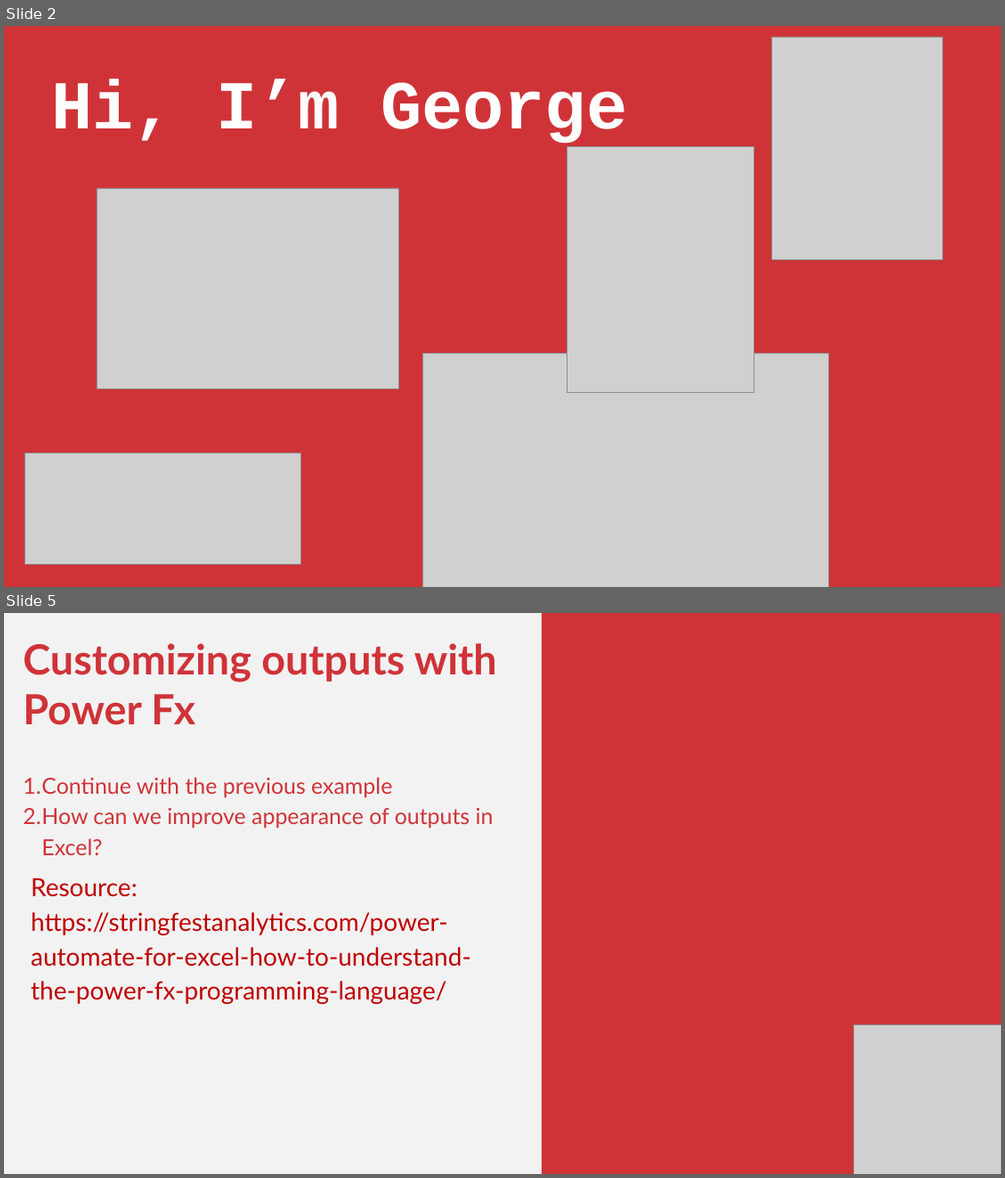
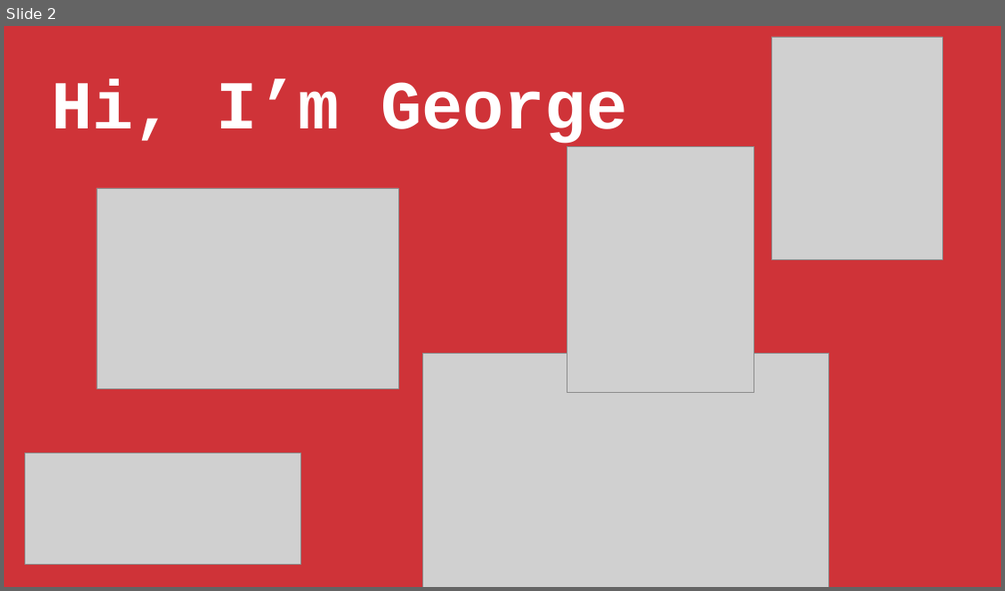
Before and after one commit to stringfestdata/getting-started-with-groupby-and-pivotby, a slide deck: getting-started-groupby-pivotby.pptx. Shown one above the other, each under a label of ours: slides 2 and 5 before the commit, slide 2 after it; the slides between them are not shown. The pictures are 1005x1178 and 1005x591 pixels, drawn with LibreOffice and Linux fonts; fonts in the diff are those of the drawing; grey boxes stand for pictures. Boxes give left, top, right and bottom in pixels: in the first picture for what was removed or moved away, otherwise in the second. Text is boxed around its words. In the diff, an @@ line names an element or a change of style, - is before the commit and + after.

```diff
--- a/getting-started-groupby-pivotby.pptx
+++ b/getting-started-groupby-pivotby.pptx
@@ slide 5 removed at [4,613,1001,1174], background #F2F2F2 @@
@@ rectangle removed at [542,613,1001,1174] @@
@@ text removed at [23,643,497,1004] @@
-Customizing outputs with Power Fx
-1. Continue with the previous example
-2. How can we improve appearance of outputs in Excel?
-Resource: https://stringfestanalytics.com/power-automate-for-excel-how-to-understand-the-power-fx-programming-language/
@@ picture removed at [853,1024,1001,1174] @@
```
Also in this commit, not shown: 1 slide changed, 1 slide added, 3 other slides removed.
